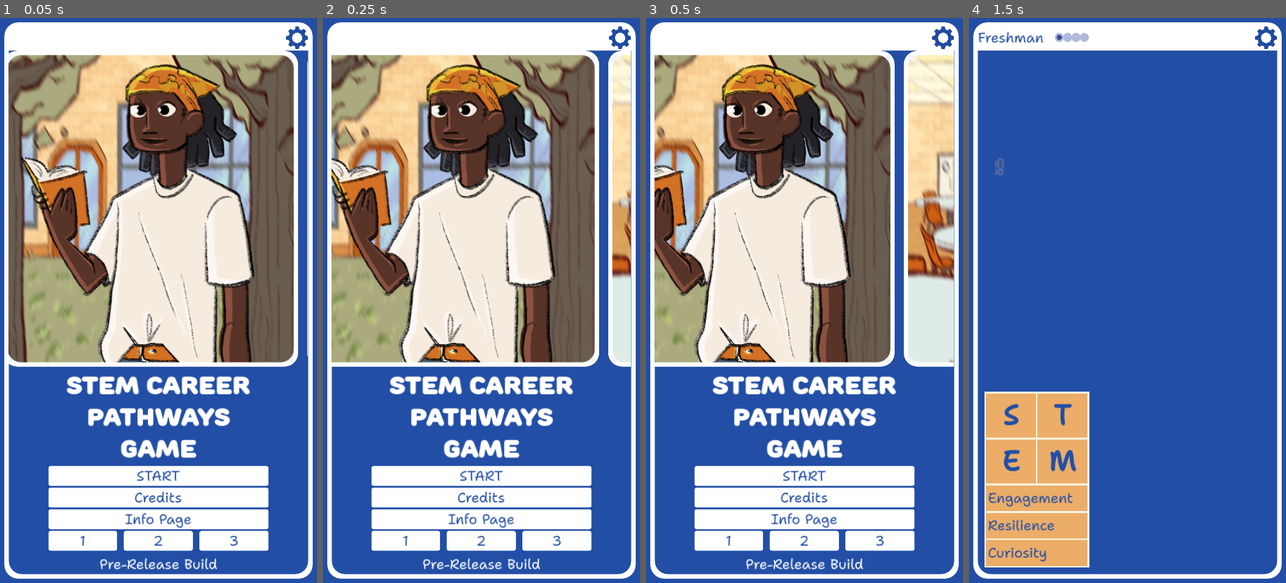
Above: before the commit, frames 1-4 (left to right).
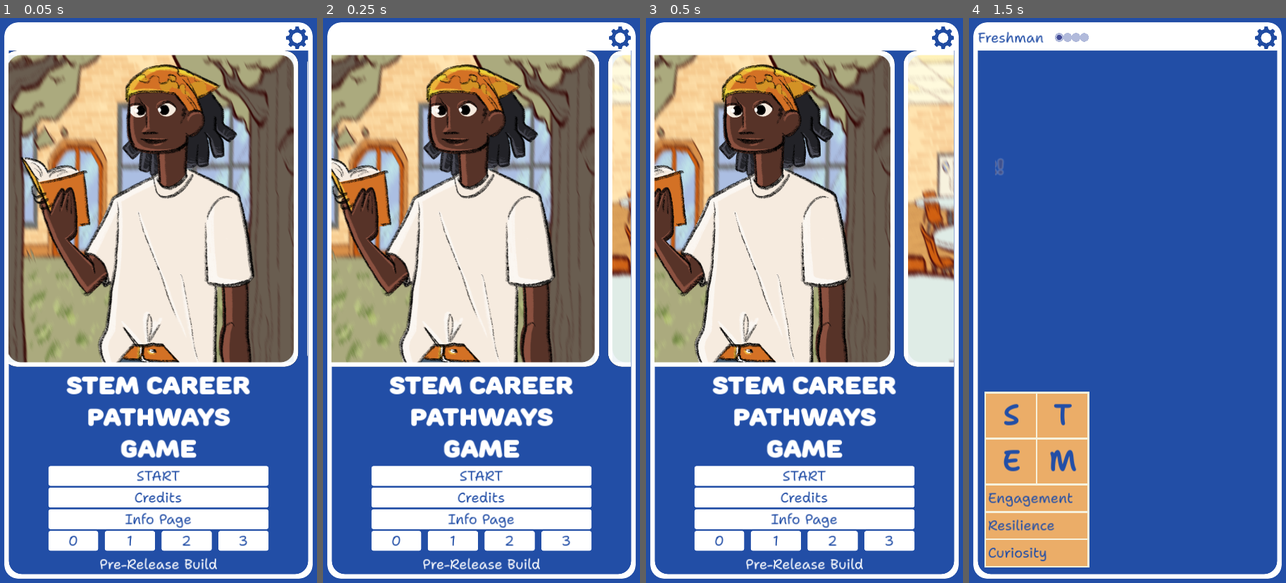
Above: after the commit, the same moments.

Repository: stem-career-paths/game
Game: Godot game, scene res://ui/screen.tscn
Same seed, same stepped clock (60 frames per second), same inputs: the game is played once before the commit and once after it. The engine's default icon, where the game draws it, is replaced by a stand-in: a white triangle on a blue panel in a dark square.
Inputs (mouse positions are in pixels of both pictures, inside the frame that each line leads up to):
- Up to frame 1 (0.05 s): no input
- Up to frame 2 (0.25 s): no input
- Up to frame 3 (0.5 s): no input
- Up to frame 4 (1.5 s): click (1127, 475) at 0.52 s; click (1184, 481) at 1.25 s

The runs differ from the first frame. In frame 1, 0.5% of the frame differs, in the area x 21-78%, y 90-95%; in frame 2, 0.5%; in frame 3, 0.5%; in frame 4, nothing differs.

Commit message:
Use multi-phase ending
This breaks down the player experience into a
series of phases, and at the end, shows them
a summary.

There is now a clearer separation between the
model of the epilogue, the text generation,
and the rendering of the view.

This change has near feature parity with the
old approach. The missing integration is the
canned end-stories, but I would like to lean
away from the old way of doing this; see
hacknplan for deatils.

Diff:
--- /dev/null
+++ b/project/end/epilogue.gd
@@ -0,0 +1,111 @@
+class_name Epilogue extends RefCounted
+
+## Probability of taking a gap year
+##
+## This is completely made up. We could do some research for better data here.
+const GAP_YEAR_CHANCE := 0.15
+
+## Probability of going to 2-year college vs 4-year college
+##
+## This is computed by the ratio reported by NCES in 2019.
+const COMMUNITY_COLLEGE_PROBABILITY := 0.22/0.66
+
+const MAJORS_BY_ATTRIBUTE := {
+	"science": [
+		"astronomy",
+		"biology",
+		"chemistry",
+		"computer science",
+		"geology",
+		"physics",
+		"psychology",
+	],
+	"technology": [
+		"computer networking",
+		"cybersecurity",
+		"information systems",
+		"information technology",
+	],
+	"engineering": [
+		"civil engineering",
+		"chemical engineering",
+		"computer engineering",
+		"electrical engineering",
+		"mechanical engineering",
+	],
+	"mathematics": [
+		"data science",
+		"mathematics",
+		"statistics",
+	],
+}
+
+enum InstitutionType {
+	PRIVATE_LIBERAL_ARTS,
+	PRIVATE_ENGINEERING,
+	SMALL_PUBLIC,
+	MEDIUM_PUBLIC,
+	LARGE_PUBLIC
+}
+
+var character : Character
+
+var gap_year := false
+
+var community_college := false
+
+var college_type : InstitutionType = InstitutionType.MEDIUM_PUBLIC
+
+## The majors declared
+var majors : Array[String] = []
+## The attribute contributing to the selection of major.
+## Indices correspond to those of the majors.
+var major_causes : Array[String] = []
+
+var minors : Array[String] = []
+
+
+func _init(character_p:Character) -> void:
+	assert(character_p!=null, "Character must be specified")
+	character = character_p
+
+
+@warning_ignore("shadowed_variable")
+static func create_for(character:Character) -> Epilogue:
+	var epilogue := Epilogue.new(character)
+
+	if randf() < GAP_YEAR_CHANCE:
+		epilogue.gap_year = true
+
+	if randf() < COMMUNITY_COLLEGE_PROBABILITY:
+		epilogue.community_college = true
+
+	# Even chance of the institution types. This can be improved later as desired.
+	epilogue.college_type = InstitutionType.keys().pick_random()
+
+	# Determine major by highest attribute
+	var keys: Array[String] = []
+	keys.assign(MAJORS_BY_ATTRIBUTE.keys())
+	var highest_attribute_name: String = \
+		character.get_highest_attribute_names(keys).pick_random()
+	var major := MAJORS_BY_ATTRIBUTE[highest_attribute_name].pick_random() as String
+	epilogue.majors.append(major)
+	epilogue.major_causes.append(highest_attribute_name)
+
+	return epilogue
+
+
+static func as_string(type:InstitutionType) -> String:
+	match type:
+		InstitutionType.PRIVATE_LIBERAL_ARTS:
+			return "Private Liberal Arts College"
+		InstitutionType.PRIVATE_ENGINEERING:
+			return "Private Engineering College"
+		InstitutionType.SMALL_PUBLIC:
+			return "Small Public College"
+		InstitutionType.MEDIUM_PUBLIC:
+			return "Mid-Sized Public University"
+		InstitutionType.LARGE_PUBLIC:
+			return "Large Public University"
+	assert(false, "Unreachable code if the match is working above.")
+	return ""
--- /dev/null
+++ b/project/end/epilogue_text.gd
@@ -0,0 +1,23 @@
+class_name EpilogueText extends RefCounted
+
+enum Type {
+	PARAGRAPH,
+	MAIN_POINT
+}
+
+var text : String
+var type : Type
+
+
+static func create_paragraph(paragraph:String) -> EpilogueText:
+	var result := EpilogueText.new()
+	result.text = paragraph
+	result.type = Type.PARAGRAPH
+	return result
+
+
+static func create_main_point(string:String) -> EpilogueText:
+	var result := EpilogueText.new()
+	result.text = string
+	result.type = Type.MAIN_POINT
+	return result
--- /dev/null
+++ b/project/end/epilogue_text_generator.gd
@@ -0,0 +1,58 @@
+class_name EpilogueTextGenerator extends RefCounted
+
+func generate_gap_year_text(_epilogue:Epilogue) -> Array[EpilogueText]:
+	var job : String = [
+		"retail",
+		"as a barista",
+		"construction",
+		"at a big box store",
+		"at a warehouse",
+		"in a factory",
+	].pick_random()
+	var reason : String = [
+		"save money",
+		"figure out what you want to do",
+		"help your family",
+		"get some work experience",
+		"buy a car",
+		"establish credit",
+	].pick_random()
+
+	return [
+		_p("You take a"),
+		_h("gap year"),
+		_p("working %s to %s." % [job,reason]),
+	]
+
+
+func generate_community_college_text(_epilogue:Epilogue) -> Array[EpilogueText]:
+	var reason : String = [
+		"and earn an associate's degree",
+		"to complete some core courses that will transfer to a four-year school",
+		"so that you can learn independence, practice college-level study skills, and save tuition money"
+	].pick_random()
+
+	return [
+		_p("You attend"),
+		_h("Community College"),
+		_p(reason)
+	]
+
+func generate_university_text(epilogue:Epilogue) -> Array[EpilogueText]:
+	return [
+		_p("You enroll at a"),
+		_h(Epilogue.as_string(epilogue.college_type)),
+		_p("and major in"),
+		_h(epilogue.majors[0].capitalize()),
+		_p("because of your interest in %s" % epilogue.major_causes[0].capitalize())
+	]
+
+
+# "p" as in "paragraph" from HTML.
+func _p(s:String) -> EpilogueText:
+	return EpilogueText.create_paragraph(s)
+
+
+# "h" as in "heading" from HTML.
+func _h(s:String) -> EpilogueText:
+	return EpilogueText.create_main_point(s)
--- /dev/null
+++ b/project/ui/epilogue/epilogue_label.tscn
@@ -0,0 +1,11 @@
+[gd_scene format=3 uid="uid://iq3q44ebbm6o"]
+
+[node name="EpilogueLabel" type="Label"]
+custom_minimum_size = Vector2(500, 0)
+anchors_preset = 15
+anchor_right = 1.0
+anchor_bottom = 1.0
+grow_horizontal = 2
+grow_vertical = 2
+horizontal_alignment = 1
+autowrap_mode = 2
--- /dev/null
+++ b/project/ui/epilogue/epilogue_phase_control.gd
@@ -0,0 +1,11 @@
+extends Control
+
+func play(presenter, content:Array[EpilogueText]) -> void:
+	for entry in content:
+		var label := preload("res://ui/epilogue/epilogue_label.tscn").instantiate()
+		label.text = entry.text
+		if entry.type == EpilogueText.Type.MAIN_POINT:
+			label.text = label.text.to_upper()
+		add_child(label)
+
+	await presenter.show_continue()
--- /dev/null
+++ b/project/ui/epilogue/epilogue_phase_control.tscn
@@ -0,0 +1,14 @@
+[gd_scene load_steps=2 format=3 uid="uid://c87sv8toqs2y7"]
+
+[ext_resource type="Script" path="res://ui/epilogue/epilogue_phase_control.gd" id="1_kdjf0"]
+
+[node name="EpiloguePhaseControl" type="VBoxContainer"]
+anchors_preset = 15
+anchor_right = 1.0
+anchor_bottom = 1.0
+grow_horizontal = 2
+grow_vertical = 2
+size_flags_horizontal = 3
+size_flags_vertical = 3
+alignment = 1
+script = ExtResource("1_kdjf0")
--- /dev/null
+++ b/project/ui/epilogue/epilogue_summary.gd
@@ -0,0 +1,30 @@
+extends VBoxContainer
+
+var epilogue : Epilogue
+
+func _ready() -> void:
+	assert(epilogue != null, "Epilogue must be set")
+
+	if epilogue.gap_year:
+		var label := Label.new()
+		label.text = "Took a gap year"
+		add_child(label)
+
+	if epilogue.community_college:
+		var label := Label.new()
+		label.text = "Attended Community College"
+		add_child(label)
+
+	var college_label := Label.new()
+	college_label.text = "Attended %s" % Epilogue.as_string(epilogue.college_type)
+	add_child(college_label)
+
+	for major in epilogue.majors:
+		var label := Label.new()
+		label.text = "Major: %s" % major.capitalize()
+		add_child(label)
+
+	for minor in epilogue.minors:
+		var label := Label.new()
+		label.text = "Minor: %s" % minor.capitalize()
+		add_child(label)
--- /dev/null
+++ b/project/ui/epilogue/epilogue_summary.tscn
@@ -0,0 +1,17 @@
+[gd_scene load_steps=2 format=3 uid="uid://cimsievr00ovi"]
+
+[ext_resource type="Script" path="res://ui/epilogue/epilogue_summary.gd" id="1_n85ry"]
+
+[node name="EpilogueSummary" type="VBoxContainer"]
+anchors_preset = 15
+anchor_right = 1.0
+anchor_bottom = 1.0
+grow_horizontal = 2
+grow_vertical = 2
+alignment = 1
+script = ExtResource("1_n85ry")
+
+[node name="Label" type="Label" parent="."]
+layout_mode = 2
+text = "SUMMARY"
+horizontal_alignment = 1
--- a/project/ui/game_screen.gd
+++ b/project/ui/game_screen.gd
@@ -5,6 +5,8 @@
 
 signal _option_selected(option: String)
 signal tapped_anywhere
+
+const EPILOGUE_CONTROL := preload("res://ui/epilogue/epilogue_phase_control.tscn")
 
 var world : World:
 	set(value):
@@ -12,10 +14,6 @@
 		%CharacterDisplay.character = world.character
 		%YearIndicator.set_year(world.year)
 
-## This box holds the whole top interaction area. It is the container
-## whose content is swapped out by the ending screen at the end of
-## the game, which allows the bottom to stay in place.
-@onready var _top_container := %TopContainer
 @onready var _option_area := %OptionArea
 @onready var _story_label : AnimatedLabel = %StoryLabel
 @onready var _year_indicator := %YearIndicator
@@ -65,28 +63,41 @@
 			});
 		""")
 
-	var ending_control := preload("res://ui/game_over_control.tscn").instantiate()
-	var ending_factory := preload("res://end/ending_factory.gd").new()
-	var ending := ending_factory.make_ending_story(world)
-	ending_control.major = ending.major
-	ending_control.text = ending.text
-
 	await _scenario_container.clear()
 
-	_clear(_top_container)
-	# Simply hiding the year indicator is not a great UI. Animating
-	# between states might be better, but as of this writing, we don't
-	# have a clear design for how it should go away.
-	_year_indicator.visible = false
-	_top_container.add_child(ending_control)
-
-	# Wait for the animation to finish before showing the options.
-	ending_control.play()
-	await ending_control.animation_finished
-
-	# Right now, there's only one option, so when it's chosen, move on.
-	# This will have to be more robust later.
-	await show_options(["Play Again"])
+
+
+	_year_indicator.switch_to_text("After high school...")
+
+	var generator := preload("res://end/epilogue_text_generator.gd").new()
+	var epilogue := Epilogue.create_for(world.character)
+
+	if epilogue.gap_year:
+		var gap_year := EPILOGUE_CONTROL.instantiate()
+		var gap_year_text := generator.generate_gap_year_text(epilogue)
+		_show_epilogue_phase(gap_year)
+		await gap_year.play(self, gap_year_text)
+
+	if epilogue.community_college:
+		var community_college := EPILOGUE_CONTROL.instantiate()
+		var community_college_text := generator.generate_community_college_text(epilogue)
+		_show_epilogue_phase(community_college)
+		await community_college.play(self, community_college_text)
+
+	var university := EPILOGUE_CONTROL.instantiate()
+	var university_text := generator.generate_university_text(epilogue)
+	_show_epilogue_phase(university)
+	await university.play(self, university_text)
+
+	var summary := preload("res://ui/epilogue/epilogue_summary.tscn").instantiate()
+	summary.epilogue = epilogue
+	_show_epilogue_phase(summary)
+
+	await show_options(["I'm Done!"])
+
+
+func _show_epilogue_phase(control:Control) -> void:
+	%SlidingContentContainer.show_control(control)
 
 
 ## Show the player the effects of their decision.
--- a/project/ui/game_screen.tscn
+++ b/project/ui/game_screen.tscn
@@ -5,13 +5,13 @@
 [ext_resource type="Script" path="res://ui/game_screen.gd" id="2_kqcir"]
 [ext_resource type="PackedScene" uid="uid://scwnvnkr08fy" path="res://ui/character_display.tscn" id="2_qajtq"]
 [ext_resource type="PackedScene" uid="uid://cn7vhi2yphyq2" path="res://ui/year_indicator.tscn" id="2_qr7fv"]
-[ext_resource type="PackedScene" uid="uid://c878div1yocyl" path="res://ui/scenario_container.tscn" id="3_ieeti"]
 [ext_resource type="PackedScene" uid="uid://b8q1tdpaxtldy" path="res://ui/audible_button.tscn" id="3_ueeqd"]
 [ext_resource type="StyleBox" uid="uid://dlbigrenfpyvm" path="res://ui/white_rounded_style_box.tres" id="4_b7pij"]
 [ext_resource type="PackedScene" uid="uid://cqsvt2ysd353x" path="res://ui/animated_label.tscn" id="5_mqyhs"]
 [ext_resource type="Script" path="res://ui/hide_on_run.gd" id="5_vhgyq"]
 [ext_resource type="PackedScene" uid="uid://dkyrbpxgqqngv" path="res://ui/settings_button.tscn" id="6_d02if"]
 [ext_resource type="Script" path="res://ui/option_area.gd" id="6_hfcqp"]
+[ext_resource type="PackedScene" uid="uid://bkci5dcg01at3" path="res://ui/sliding_content_container.tscn" id="7_2catb"]
 [ext_resource type="FontFile" uid="uid://1pig17qkchw" path="res://common/ShantellSans-Regular.ttf" id="10_51lxb"]
 
 [sub_resource type="StyleBoxFlat" id="StyleBoxFlat_t41mg"]
@@ -173,17 +173,23 @@
 size_flags_vertical = 3
 theme_override_constants/separation = 0
 
-[node name="TopContainer" type="VBoxContainer" parent="SingularChild/MarginContainer/WhiteBackground/MainUI/InnerBluePanel/MarginContainer/VBoxContainer"]
-unique_name_in_owner = true
-layout_mode = 2
+[node name="SlidingContentContainer" parent="SingularChild/MarginContainer/WhiteBackground/MainUI/InnerBluePanel/MarginContainer/VBoxContainer" instance=ExtResource("7_2catb")]
+unique_name_in_owner = true
+layout_mode = 2
+size_flags_vertical = 3
+
+[node name="ScenarioVBox" type="VBoxContainer" parent="SingularChild/MarginContainer/WhiteBackground/MainUI/InnerBluePanel/MarginContainer/VBoxContainer/SlidingContentContainer"]
+layout_mode = 2
+offset_right = 655.0
+offset_bottom = 763.0
 size_flags_vertical = 3
 theme_override_constants/separation = 0
 
-[node name="ScenarioClipBoundsPlaceholder" type="HBoxContainer" parent="SingularChild/MarginContainer/WhiteBackground/MainUI/InnerBluePanel/MarginContainer/VBoxContainer/TopContainer"]
+[node name="ScenarioClipBoundsPlaceholder" type="HBoxContainer" parent="SingularChild/MarginContainer/WhiteBackground/MainUI/InnerBluePanel/MarginContainer/VBoxContainer/SlidingContentContainer/ScenarioVBox"]
 layout_mode = 2
 alignment = 1
 
-[node name="ScenarioPlaceholder" type="ColorRect" parent="SingularChild/MarginContainer/WhiteBackground/MainUI/InnerBluePanel/MarginContainer/VBoxContainer/TopContainer/ScenarioClipBoundsPlaceholder"]
+[node name="ScenarioPlaceholder" type="ColorRect" parent="SingularChild/MarginContainer/WhiteBackground/MainUI/InnerBluePanel/MarginContainer/VBoxContainer/SlidingContentContainer/ScenarioVBox/ScenarioClipBoundsPlaceholder"]
 editor_description = "This placeholder is the size and shape of the scenario view. It holds a place for those, which are on a separate canvas layer. This node makes itself invisible at runtime."
 custom_minimum_size = Vector2(603, 457)
 layout_mode = 2
@@ -192,12 +198,12 @@
 color = Color(0.670588, 0.745098, 0.886275, 1)
 script = ExtResource("5_vhgyq")
 
-[node name="StoryContainer" type="PanelContainer" parent="SingularChild/MarginContainer/WhiteBackground/MainUI/InnerBluePanel/MarginContainer/VBoxContainer/TopContainer"]
+[node name="StoryContainer" type="PanelContainer" parent="SingularChild/MarginContainer/WhiteBackground/MainUI/InnerBluePanel/MarginContainer/VBoxContainer/SlidingContentContainer/ScenarioVBox"]
 layout_mode = 2
 size_flags_vertical = 3
 theme_override_styles/panel = SubResource("StyleBoxFlat_gmiha")
 
-[node name="StoryLabel" parent="SingularChild/MarginContainer/WhiteBackground/MainUI/InnerBluePanel/MarginContainer/VBoxContainer/TopContainer/StoryContainer" instance=ExtResource("5_mqyhs")]
+[node name="StoryLabel" parent="SingularChild/MarginContainer/WhiteBackground/MainUI/InnerBluePanel/MarginContainer/VBoxContainer/SlidingContentContainer/ScenarioVBox/StoryContainer" instance=ExtResource("5_mqyhs")]
 unique_name_in_owner = true
 layout_mode = 2
 fit_content = true
@@ -247,17 +253,21 @@
 layout_mode = 2
 text = "sed do eiusmod tempor"
 
-[node name="ScenarioContainer" parent="SingularChild" instance=ExtResource("3_ieeti")]
+[node name="ScenarioContainer" parent="SingularChild" instance=ExtResource("7_2catb")]
 unique_name_in_owner = true
 editor_description = "This is an \"overlay\" so that its children can be animated around."
+clip_contents = true
 custom_minimum_size = Vector2(603, 457)
-layout_mode = 2
+layout_mode = 1
+anchors_preset = 0
+anchor_right = 0.0
+anchor_bottom = 0.0
 offset_left = 59.0
 offset_top = 79.0
 offset_right = 662.0
 offset_bottom = 536.0
-grow_horizontal = 2
-grow_vertical = 2
+grow_horizontal = 1
+grow_vertical = 1
 
 [node name="AnimationOverlay" type="Control" parent="."]
 layout_mode = 2
@@ -285,4 +295,4 @@
 "": SubResource("AnimationLibrary_icxf3")
 }
 
-[connection signal="tapped_anywhere" from="." to="SingularChild/MarginContainer/WhiteBackground/MainUI/InnerBluePanel/MarginContainer/VBoxContainer/TopContainer/StoryContainer/StoryLabel" method="_on_game_screen_tapped_anywhere"]
+[connection signal="tapped_anywhere" from="." to="SingularChild/MarginContainer/WhiteBackground/MainUI/InnerBluePanel/MarginContainer/VBoxContainer/SlidingContentContainer/ScenarioVBox/StoryContainer/StoryLabel" method="_on_game_screen_tapped_anywhere"]
--- a/project/ui/scenario_container.tscn
+++ /dev/null
@@ -1,13 +0,0 @@
-[gd_scene load_steps=2 format=3 uid="uid://c878div1yocyl"]
-
-[ext_resource type="Script" path="res://ui/scenario_container.gd" id="1_odpkb"]
-
-[node name="ScenarioContainer" type="Control"]
-clip_contents = true
-layout_mode = 3
-anchors_preset = 0
-offset_right = 603.0
-offset_bottom = 457.0
-size_flags_horizontal = 0
-size_flags_vertical = 0
-script = ExtResource("1_odpkb")
--- a/project/ui/scenario_container.gd
+++ b/project/ui/sliding_content_container.gd
@@ -1,4 +1,4 @@
-extends Control
+class_name SlidingContentContainer extends Control
 
 @export var duration := 0.5
 
--- /dev/null
+++ b/project/ui/sliding_content_container.tscn
@@ -0,0 +1,12 @@
+[gd_scene load_steps=2 format=3 uid="uid://bkci5dcg01at3"]
+
+[ext_resource type="Script" path="res://ui/sliding_content_container.gd" id="1_gpxx7"]
+
+[node name="SlidingContentContainer" type="Control"]
+layout_mode = 3
+anchors_preset = 15
+anchor_right = 1.0
+anchor_bottom = 1.0
+grow_horizontal = 2
+grow_vertical = 2
+script = ExtResource("1_gpxx7")
--- a/project/ui/start_scene.gd
+++ b/project/ui/start_scene.gd
@@ -18,7 +18,7 @@
 
 
 func _add_turns_per_year_buttons() -> void:
-	for i in range(1, World.DEFAULT_TURNS_PER_YEAR + 1):
+	for i in range(0, World.DEFAULT_TURNS_PER_YEAR + 1):
 		var button: Control = preload("res://ui/audible_button.tscn").instantiate()
 		button.text = str(i)
 		button.pressed.connect(_on_turns_per_year_button_pressed.bind(i))
--- a/project/ui/year_indicator.gd
+++ b/project/ui/year_indicator.gd
@@ -7,6 +7,10 @@
 	Year.Name.JUNIOR: %Year3,
 	Year.Name.SENIOR: %Year4,
 }
+
+func switch_to_text(text:String) -> void:
+	%YearName.text = text
+	$YearProgressContainer.visible = false
 
 
 ## Set the year programatically and instantly
